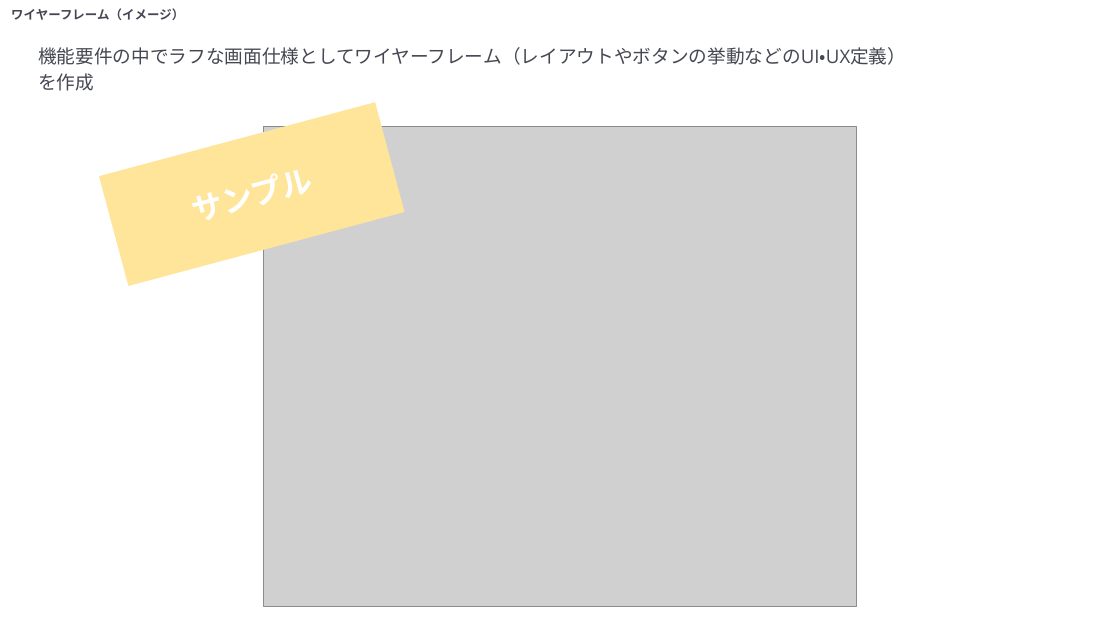
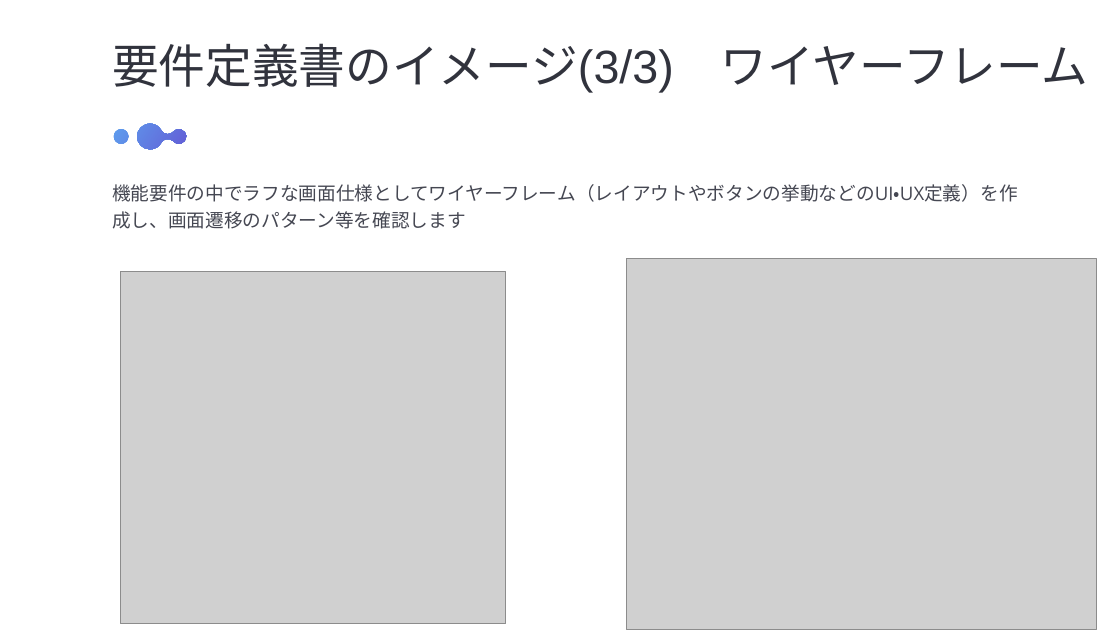
Before and after one commit to NaoyaIshizumi-Pasona/pm-cause-ec, a slide deck: slide 10 of 提案書/キックオフ_石積.pptx (slide 8 before the commit). Drawn at 1120x630 pixels with LibreOffice and Linux fonts; fonts in the diff are those of the drawing; grey boxes stand for pictures. Boxes give left, top, right and bottom in pixels: in the first picture for what was removed or moved away, otherwise in the second. Text is boxed around its words. In the diff, an @@ line names an element or a change of style, - is before the commit and + after.

```diff
--- a/提案書/キックオフ_石積.pptx
+++ b/提案書/キックオフ_石積.pptx
@@ text removed at (11, 8, 184, 20) @@
-ワイヤーフレーム（イメージ）
@@ text added at (112, 43, 1089, 93), 30 pt, text #31333D @@
+要件定義書のイメージ(3/3) ワイヤーフレーム
@@ rectangle removed at (99, 103, 404, 287) @@
@@ freeform shape added at (114, 123, 187, 149), fill gradient #5E9EEE to #635ED6 @@
@@ text at (112, 184, 1017, 229): text changed @@
-機能要件の中でラフな画面仕様としてワイヤーフレーム（レイアウトやボタンの挙動などのUI・UX定義）を作成
+機能要件の中でラフな画面仕様としてワイヤーフレーム（レイアウトやボタンの挙動などのUI・UX定義）を作成し、画面遷移のパターン等を確認します
@@ picture: place and size @@
-picture at (263, 127, 857, 606)
+picture at (626, 259, 1096, 630)
@@ picture added at (121, 271, 506, 624) @@
```
Also in this commit, not shown: 10 other slides changed, 3 slides added, 1 slide removed, 2 other files.
